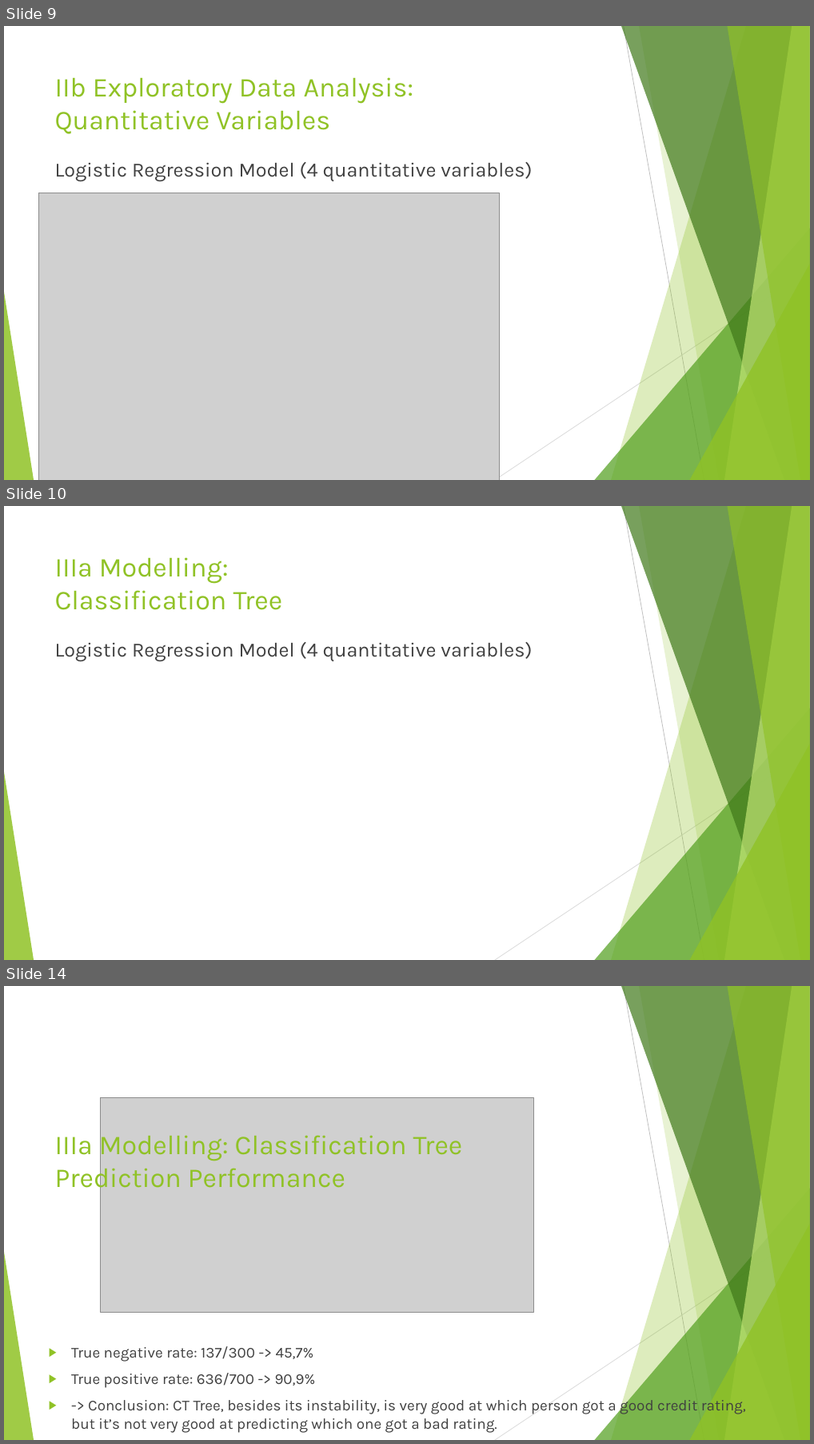
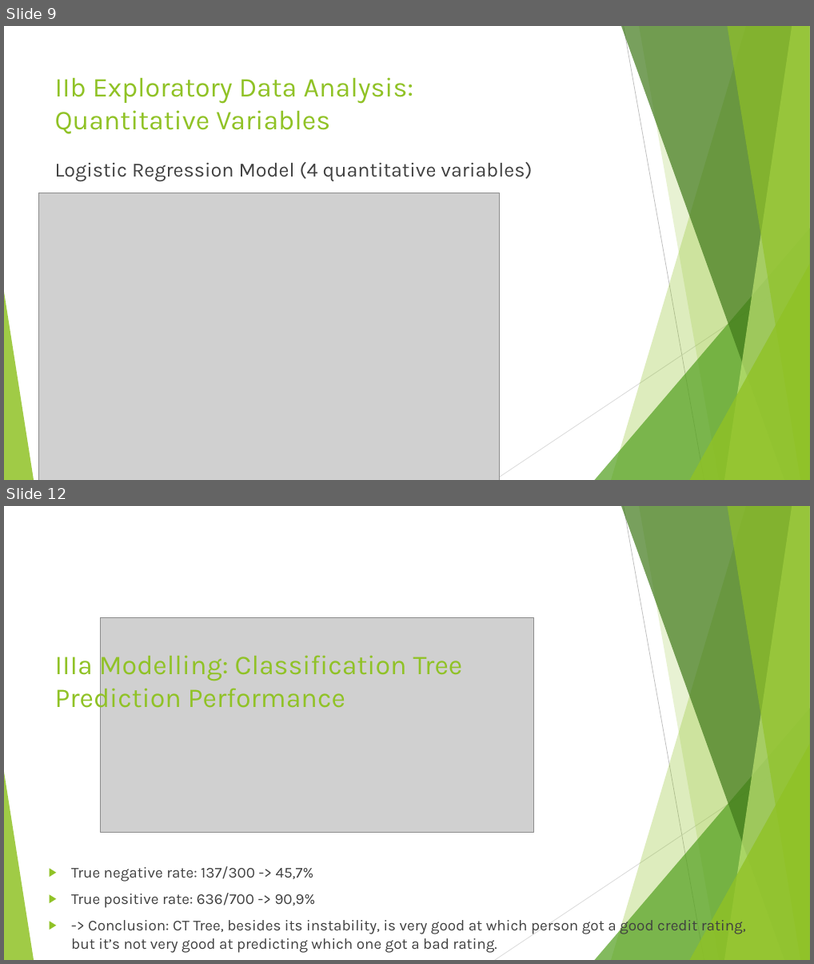
Before and after one commit to RafiKueng/Spoe_Kreditrisiko, a slide deck: Praesentation/Presentation.pptx. Shown one above the other, each under a label of ours: slides 9, 10 and 14 before the commit, slides 9 and 12 after it; the slides between them are not shown. The pictures are 814x1444 and 814x964 pixels, drawn with LibreOffice and Linux fonts; fonts in the diff are those of the drawing; grey boxes stand for pictures. Boxes give left, top, right and bottom in pixels: in the first picture for what was removed or moved away, otherwise in the second. Text is boxed around its words. In the diff, an @@ line names an element or a change of style, - is before the commit and + after.

```diff
--- a/Praesentation/Presentation.pptx
+++ b/Praesentation/Presentation.pptx
@@ slide 10 removed at (x1=4, y1=506, x2=810, y2=960), background #FFFFFF; not listed: 10 template elements that a slide beside it also shows @@
@@ title removed at (x1=55, y1=557, x2=283, y2=610) @@
-IIIa Modelling:
-Classification Tree
@@ text removed at (x1=55, y1=642, x2=532, y2=661) @@
-Logistic Regression Model (4 quantitative variables)
@@ what was slide 14 is now slide 12 @@
```
Also in this commit, not shown: 5 slides changed, 2 other slides removed.
